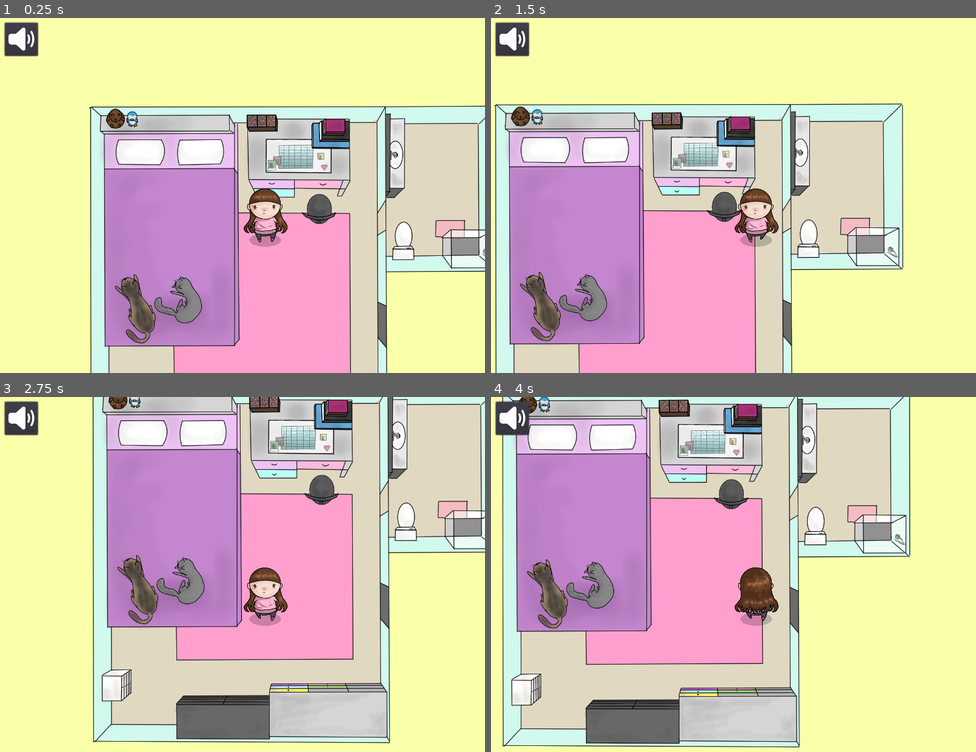
Above: before the commit, frames 1-4 (two rows, left to right).
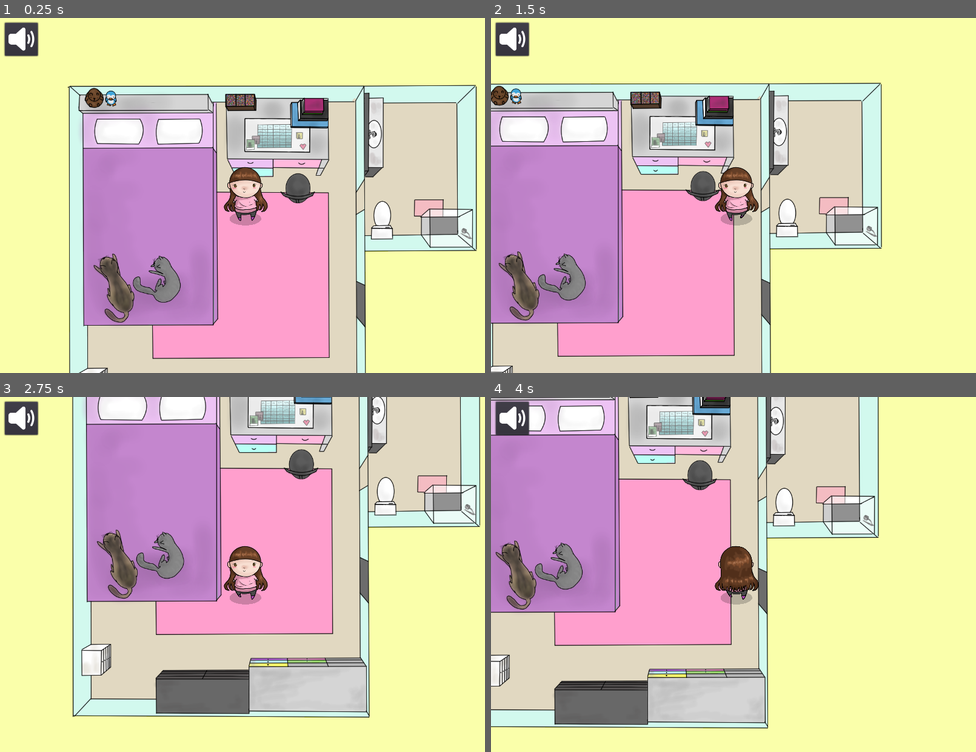
Above: after the commit, the same moments.

Repository: A-Walrus/Jessy
Game: Godot game, scene res://Scenes/World.tscn
Same seed, same stepped clock (60 frames per second), same inputs: the game is played once before the commit and once after it. Sound files missing from this copy of the repository are replaced by a short silence.
Inputs (mouse positions are in pixels of both pictures, inside the frame that each line leads up to):
- Up to frame 1 (0.25 s): no input
- Up to frame 2 (1.5 s): tap Enter (ui_accept) at 0.5 s; drag from (961, 248) to (660, 195) at 0.52 s; drag from (563, 199) to (864, 252) at 1.27 s
- Up to frame 3 (2.75 s): move the mouse to (150, 688) at 2.02 s; press the mouse at (150, 688) at 2.03 s; tap Enter (ui_accept) at 2.3 s
- Up to frame 4 (4 s): release the mouse at (641, 688) at 2.75 s; drag from (820, 712) to (665, 475) at 2.77 s; drag from (830, 464) to (588, 528) at 3.52 s

The runs differ from the first frame. In frame 1, 42% of the frame differs, in the area x 13-100%, y 18-100%; in frame 2, 41%; in frame 3, 48%; in frame 4, 48%, in the area x 0-87%, y 0-99%.

Commit message:
Change outfits

Diff:
--- a/Jessy/Scenes/Clickable.tscn
+++ b/Jessy/Scenes/Clickable.tscn
@@ -1,8 +1,6 @@
 [gd_scene load_steps=3 format=2]
 
 [ext_resource path="res://Scripts/Clickable.gd" type="Script" id=1]
-
-
 
 [sub_resource type="RectangleShape2D" id=1]
 extents = Vector2( 70, 70 )
--- a/Jessy/Scenes/HW.tscn
+++ b/Jessy/Scenes/HW.tscn
@@ -1,11 +1,11 @@
-[gd_scene load_steps=7 format=2]
+[gd_scene load_steps=8 format=2]
 
 [ext_resource path="res://Scripts/slideshow.gd" type="Script" id=1]
 [ext_resource path="res://Art/Temp/JESSY.H.W1.png" type="Texture" id=2]
 [ext_resource path="res://Art/Temp/JESSY.H.W2.png" type="Texture" id=3]
 [ext_resource path="res://Art/Temp/JESSY.H.W3.png" type="Texture" id=4]
 [ext_resource path="res://Art/Temp/JESSY.H.W4.png" type="Texture" id=5]
-
+[ext_resource path="res://Scenes/room_button.tscn" type="PackedScene" id=6]
 
 [sub_resource type="SpriteFrames" id=1]
 animations = [ {
@@ -20,3 +20,7 @@
 scale = Vector2( 0.614996, 0.614996 )
 frames = SubResource( 1 )
 script = ExtResource( 1 )
+
+[node name="CanvasLayer" type="CanvasLayer" parent="."]
+
+[node name="Button" parent="CanvasLayer" instance=ExtResource( 6 )]
--- /dev/null
+++ b/Jessy/Scenes/Jessy.tscn
@@ -0,0 +1,37 @@
+[gd_scene load_steps=8 format=2]
+
+[ext_resource path="res://Art/Outfits/1.tres" type="SpriteFrames" id=1]
+[ext_resource path="res://Camera2D.tscn" type="PackedScene" id=2]
+[ext_resource path="res://Art/Temp/shadow.png" type="Texture" id=3]
+[ext_resource path="res://Scripts/Jessy.gd" type="Script" id=4]
+[ext_resource path="res://Art/Outfits/3.tres" type="SpriteFrames" id=5]
+[ext_resource path="res://Art/Outfits/2.tres" type="SpriteFrames" id=6]
+
+[sub_resource type="RectangleShape2D" id=1]
+extents = Vector2( 259.417, 261.519 )
+
+[node name="Jessy" type="AnimatedSprite"]
+position = Vector2( -238.375, -264.037 )
+scale = Vector2( 0.2, 0.2 )
+z_index = 1
+frames = ExtResource( 1 )
+animation = "idle"
+playing = true
+script = ExtResource( 4 )
+outfits = [ ExtResource( 1 ), ExtResource( 6 ), ExtResource( 5 ) ]
+
+[node name="Shadow" type="Sprite" parent="."]
+modulate = Color( 1, 1, 1, 0.2 )
+position = Vector2( 38.026, 307.076 )
+scale = Vector2( 0.355033, 0.149166 )
+z_index = -1
+texture = ExtResource( 3 )
+
+[node name="kine" type="KinematicBody2D" parent="."]
+
+[node name="CollisionShape2D" type="CollisionShape2D" parent="kine"]
+visible = false
+shape = SubResource( 1 )
+
+[node name="Camera2D" parent="." instance=ExtResource( 2 )]
+position = Vector2( 0, 9.15527e-05 )
--- /dev/null
+++ b/Jessy/Scenes/Outfit room.tscn
@@ -0,0 +1,54 @@
+[gd_scene load_steps=6 format=2]
+
+[ext_resource path="res://Scripts/Button.gd" type="Script" id=1]
+[ext_resource path="res://Scenes/Jessy.tscn" type="PackedScene" id=2]
+[ext_resource path="res://goldie_boxing/new_theme.tres" type="Theme" id=3]
+[ext_resource path="res://Art/icons/JESSY.NEXT PAGE ARROW.png" type="Texture" id=4]
+[ext_resource path="res://Scenes/room_button.tscn" type="PackedScene" id=5]
+
+[node name="Outift room" type="Node2D"]
+
+[node name="Jessy" parent="." instance=ExtResource( 2 )]
+position = Vector2( 515.201, 359.477 )
+scale = Vector2( 0.33002, 0.33002 )
+
+[node name="Button" type="Button" parent="."]
+margin_left = 707.0
+margin_top = 292.0
+margin_right = 846.0
+margin_bottom = 431.0
+theme = ExtResource( 3 )
+script = ExtResource( 1 )
+__meta__ = {
+"_edit_use_anchors_": false
+}
+functions = [ [ "outfit", 1 ] ]
+mode = "F"
+
+[node name="next" type="Sprite" parent="Button"]
+position = Vector2( 196.946, 166 )
+scale = Vector2( 0.466346, 0.466345 )
+texture = ExtResource( 4 )
+
+[node name="Button2" type="Button" parent="."]
+margin_left = 251.185
+margin_top = 292.0
+margin_right = 390.185
+margin_bottom = 431.0
+theme = ExtResource( 3 )
+script = ExtResource( 1 )
+__meta__ = {
+"_edit_use_anchors_": false
+}
+functions = [ [ "outfit", -1 ] ]
+mode = "F"
+
+[node name="next" type="Sprite" parent="Button2"]
+position = Vector2( -68.763, 166 )
+scale = Vector2( 0.466346, 0.466345 )
+texture = ExtResource( 4 )
+flip_h = true
+
+[node name="CanvasLayer" type="CanvasLayer" parent="."]
+
+[node name="Button" parent="CanvasLayer" instance=ExtResource( 5 )]
--- a/Jessy/Scenes/World.tscn
+++ b/Jessy/Scenes/World.tscn
@@ -1,11 +1,9 @@
-[gd_scene load_steps=18 format=2]
+[gd_scene load_steps=15 format=2]
 
 [ext_resource path="res://Scripts/Navigation2D.gd" type="Script" id=1]
 [ext_resource path="res://Scenes/Clickable.tscn" type="PackedScene" id=2]
-[ext_resource path="res://Art/Outfits/1.tres" type="SpriteFrames" id=3]
-[ext_resource path="res://Art/Temp/shadow.png" type="Texture" id=4]
+[ext_resource path="res://Scenes/Jessy.tscn" type="PackedScene" id=3]
 [ext_resource path="res://Art/Temp/JESSY.ROOM.png" type="Texture" id=5]
-[ext_resource path="res://Camera2D.tscn" type="PackedScene" id=8]
 [ext_resource path="res://Art/Temp/JESSY.WINDOW.png" type="Texture" id=10]
 [ext_resource path="res://Art/Temp/shadoww.png" type="Texture" id=11]
 [ext_resource path="res://Scripts/Button.gd" type="Script" id=12]
@@ -33,16 +31,12 @@
 polygons = [ PoolIntArray( 0, 1, 2, 3 ), PoolIntArray( 4, 5, 3, 6 ), PoolIntArray( 7, 6, 3, 2, 8 ), PoolIntArray( 9, 10 …(249 unchanged characters)…
 outlines = [ PoolVector2Array( -252.955, -322.208, -120.565, -323.33, -120.565, -254.891, -29.6869, -258.257, -26.3364, …(464 unchanged characters)…
 
-[sub_resource type="RectangleShape2D" id=4]
-extents = Vector2( 259.417, 261.519 )
-
 [node name="World" type="Node"]
 
 [node name="Navigation2D" type="Navigation2D" parent="."]
 script = ExtResource( 1 )
 
 [node name="room" type="AnimatedSprite" parent="Navigation2D"]
-position = Vector2( 4.02824, -1.71472 )
 frames = SubResource( 1 )
 animation = "close"
 script = ExtResource( 20 )
@@ -65,28 +59,7 @@
 "_edit_lock_": true
 }
 
-[node name="Jessy" type="AnimatedSprite" parent="Navigation2D"]
-position = Vector2( -238.375, -264.037 )
-scale = Vector2( 0.2, 0.2 )
-z_index = 1
-frames = ExtResource( 3 )
-animation = "idle"
-playing = true
-
-[node name="Shadow" type="Sprite" parent="Navigation2D/Jessy"]
-modulate = Color( 1, 1, 1, 0.2 )
-position = Vector2( 38.026, 307.076 )
-scale = Vector2( 0.355033, 0.149166 )
-z_index = -1
-texture = ExtResource( 4 )
-
-[node name="kine" type="KinematicBody2D" parent="Navigation2D/Jessy"]
-
-[node name="CollisionShape2D" type="CollisionShape2D" parent="Navigation2D/Jessy/kine"]
-visible = false
-shape = SubResource( 4 )
-
-[node name="Camera2D" parent="Navigation2D/Jessy" instance=ExtResource( 8 )]
+[node name="Jessy" parent="Navigation2D" instance=ExtResource( 3 )]
 
 [node name="CanvasLayer" type="CanvasLayer" parent="."]
 
@@ -646,7 +619,6 @@
 [node name="Sink" parent="." instance=ExtResource( 2 )]
 position = Vector2( 110.252, -432.719 )
 scale = Vector2( 0.432, 1.404 )
-mode = ""
 
 [node name="Desk" parent="." instance=ExtResource( 2 )]
 position = Vector2( -141.273, -446.016 )
@@ -658,6 +630,11 @@
 position = Vector2( 134.885, -203.868 )
 scale = Vector2( 0.49, 0.883 )
 mode = ""
+
+[node name="Drawer2" parent="." instance=ExtResource( 2 )]
+position = Vector2( -352.648, 327 )
+scale = Vector2( 1.33, 0.402999 )
+scene = "Outfit room"
 [connection signal="timeout" from="Navigation2D/room/Door" to="Navigation2D/room" method="_on_Door_timeout"]
 [connection signal="timeout" from="Navigation2D/room/FromOpen" to="Navigation2D/room" method="_on_FromOpen_timeout"]
 [connection signal="timeout" from="CanvasLayer/UI/Food/V/Title/Timer" to="Navigation2D/room" method="_on_Timer_timeout"]
--- a/Jessy/Scripts/Button.gd
+++ b/Jessy/Scripts/Button.gd
@@ -4,6 +4,7 @@
 export (Array, NodePath) var hide = []
 export  (String)  var  scene
 export (Array,Array) var globals
+export (Array,Array) var functions
 
 export var  mode = ''
 
@@ -19,10 +20,13 @@
 				get_node(s).show()
 			for h in hide:
 				get_node(h).hide()
-		Globals._on_click()
 		if mode.find('G')!=-1:
 			for global in globals:
 				Globals.set(global[0],global[1])
+		if mode.find('F')!=-1:
+			for funct in functions:
+				Globals.call(funct[0],funct[1])
+		Globals._on_click()
 
 
 # Called every frame. 'delta' is the elapsed time since the previous frame.
--- a/Jessy/Scripts/Clickable.gd
+++ b/Jessy/Scripts/Clickable.gd
@@ -21,6 +21,7 @@
 func close():
 	var vec = position - get_node("/root/World/Navigation2D/Jessy").position
 	return vec.length()<dist
+
 func _on_Clickable_mouse_entered():
 	inside=true
 
--- a/Jessy/Scripts/Globals.gd
+++ b/Jessy/Scripts/Globals.gd
@@ -7,6 +7,10 @@
 var justClicked = false
 
 var dragging = ""
+
+var outfit = 0
+
+signal outfit
 
 func _on_click():
 	justClicked=true
@@ -18,3 +22,8 @@
 func _input(event):
 	if Input.is_action_just_pressed("escape"):
 		get_tree().change_scene("res://Scenes/World.tscn")
+
+
+func outfit(val):
+	outfit= (outfit + val) % 3
+	emit_signal("outfit")
--- /dev/null
+++ b/Jessy/Scripts/Jessy.gd
@@ -0,0 +1,15 @@
+extends AnimatedSprite
+
+export (Array,Resource) var outfits
+
+# Called when the node enters the scene tree for the first time.
+func _ready():
+	change()
+	Globals.connect("outfit",self,"change")
+
+
+func change():
+	frames = outfits[Globals.outfit]
+# Called every frame. 'delta' is the elapsed time since the previous frame.
+#func _process(delta):
+#	pass
Binary file added: Jessy/Art/icons/JESSY.NEXT PAGE ARROW.png
Not shown, added: Jessy/Art/icons/JESSY.NEXT PAGE ARROW.png.import
